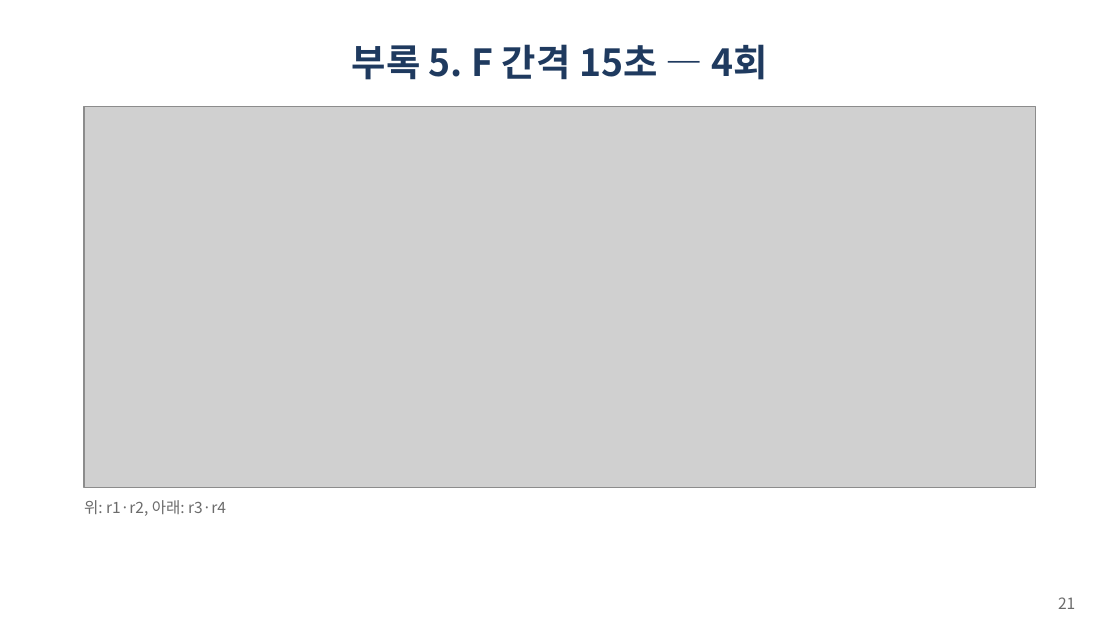
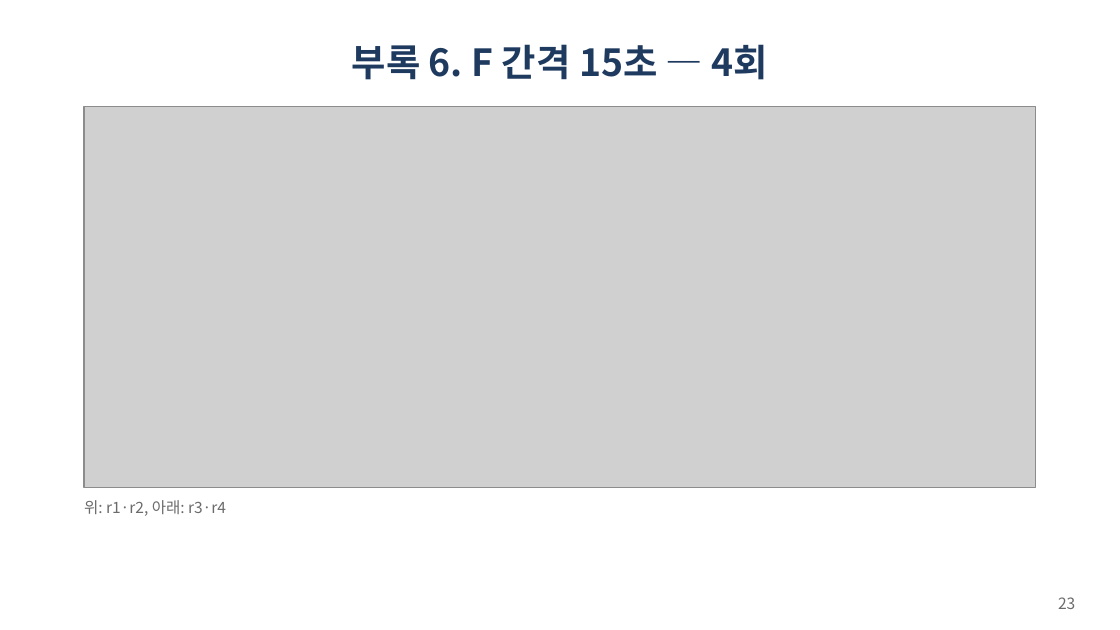
Before and after one commit to gihyeon23/pufferfish-memory-lab, a slide deck: slide 23 of common/lab-meetings/2026-11-20/fig6a-paper-aligned.pptx (slide 21 before the commit). Drawn at 1120x630 pixels with LibreOffice and Linux fonts; fonts in the diff are those of the drawing; grey boxes stand for pictures. Boxes give left, top, right and bottom in pixels: in the first picture for what was removed or moved away, otherwise in the second. Text is boxed around its words. In the diff, an @@ line names an element or a change of style, - is before the commit and + after.

```diff
--- a/common/lab-meetings/2026-11-20/fig6a-paper-aligned.pptx
+++ b/common/lab-meetings/2026-11-20/fig6a-paper-aligned.pptx
@@ title at (352,44,768,80): text changed @@
-부록 5. F 간격 15초 — 4회
+부록 6. F 간격 15초 — 4회
@@ page number at (1058,597,1075,609): text changed @@
-21
+23
```
Also in this commit, not shown: 6 other slides changed, 2 slides added, 2 other files.
